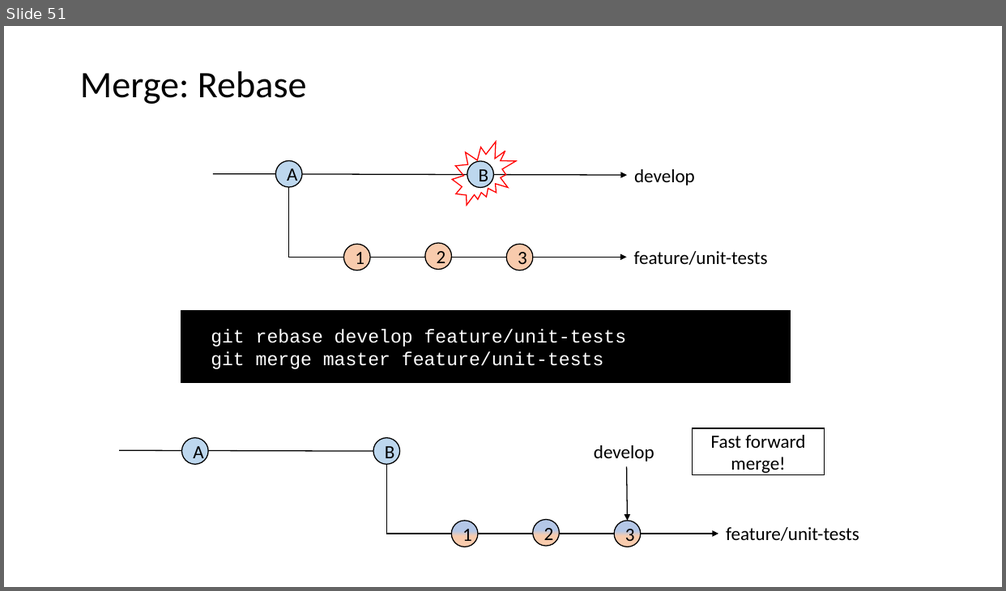
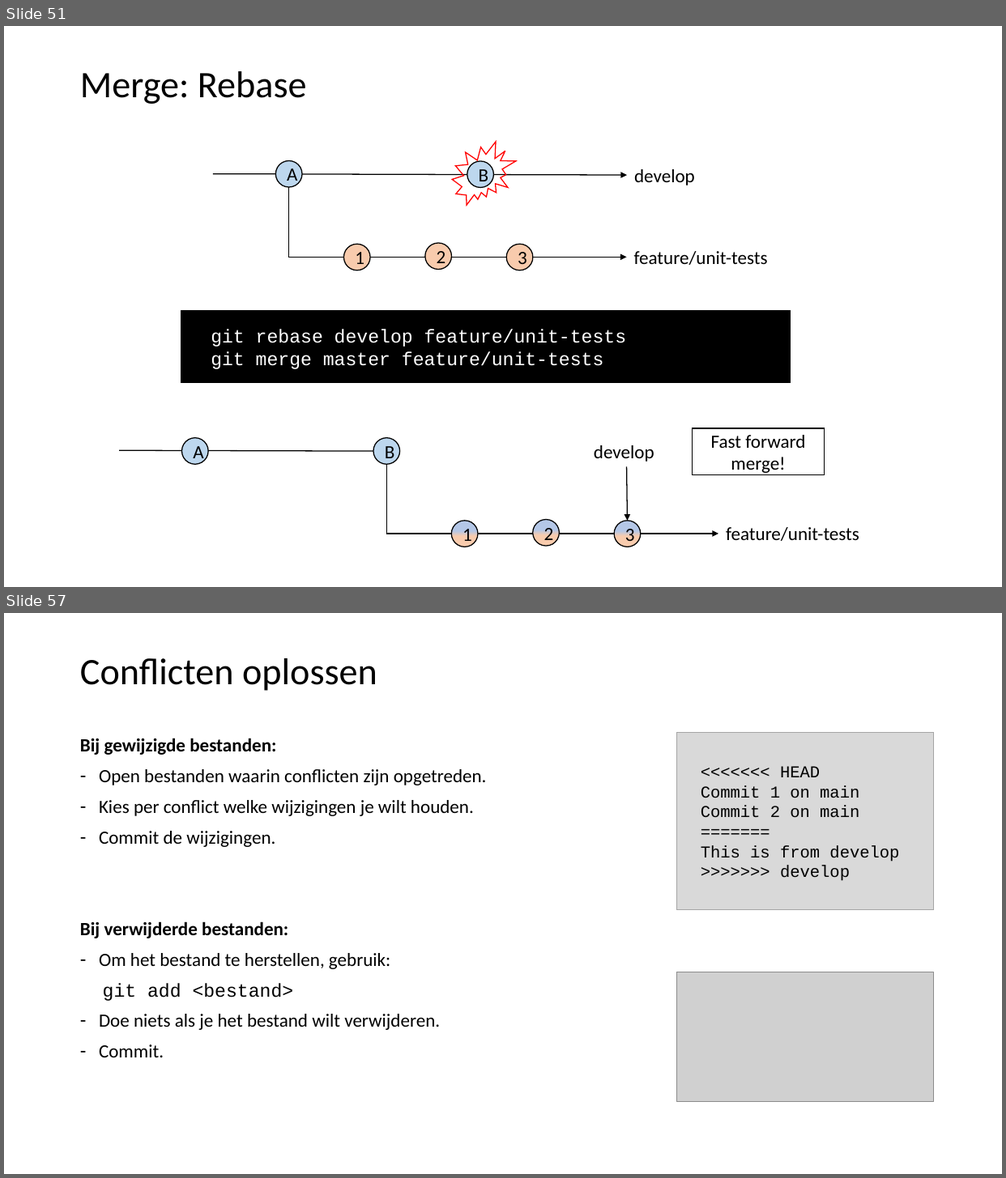
Before and after one commit to LFKoning/knowledge-sharing, a slide deck: git_course/1_basics/git_basic.pptx. Shown one above the other, each under a label of ours: slide 51 before the commit, slides 51 and 57 after it; the slides between them are not shown. The pictures are 1006x591 and 1006x1178 pixels, drawn with LibreOffice and Linux fonts; fonts in the diff are those of the drawing; grey boxes stand for pictures. Boxes give left, top, right and bottom in pixels: in the first picture for what was removed or moved away, otherwise in the second. Text is boxed around its words. In the diff, an @@ line names an element or a change of style, - is before the commit and + after.

```diff
--- a/git_course/1_basics/git_basic.pptx
+++ b/git_course/1_basics/git_basic.pptx
@@ slide 57 added at [4, 613, 1002, 1174], background #FFFFFF @@
@@ title added at [80, 658, 377, 691], 36 pt, text #000000 @@
+Conflicten oplossen
@@ rectangle added at [677, 732, 934, 910], fill #D9D9D9, outline #A5A5A5 0.5 pt, 16 pt, text #000000 @@
+<<<<<<< HEAD
+Commit 1 on main
+Commit 2 on main
+=======
+This is from develop
+>>>>>>> develop
@@ text added at [80, 738, 487, 1058], 18 pt, text #000000 @@
+Bij gewijzigde bestanden:
+– Open bestanden waarin conflicten zijn opgetreden.
+– Kies per conflict welke wijzigingen je wilt houden.
+– Commit de wijzigingen.
+Bij verwijderde bestanden:
+– Om het bestand te herstellen, gebruik:
+git add <bestand>
+– Doe niets als je het bestand wilt verwijderen.
+– Commit.
@@ picture added at [677, 973, 934, 1102] @@
```
Also in this commit, not shown: 1 slide changed, 8 other slides added, 3 other files.
